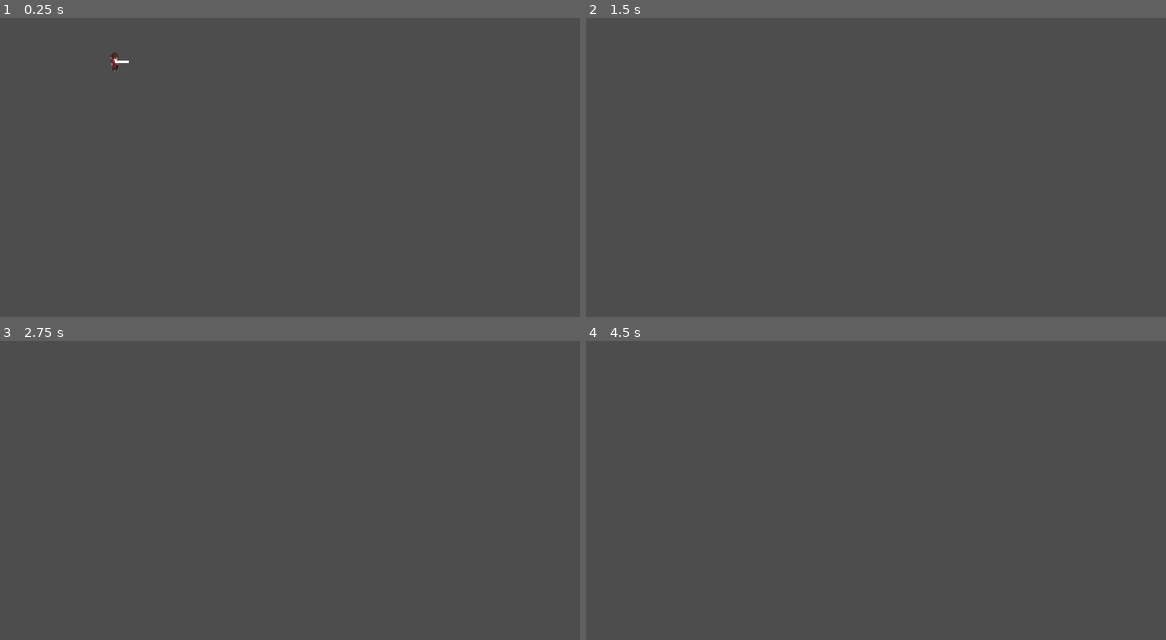
Above: before the commit, frames 1-4 (two rows, left to right).
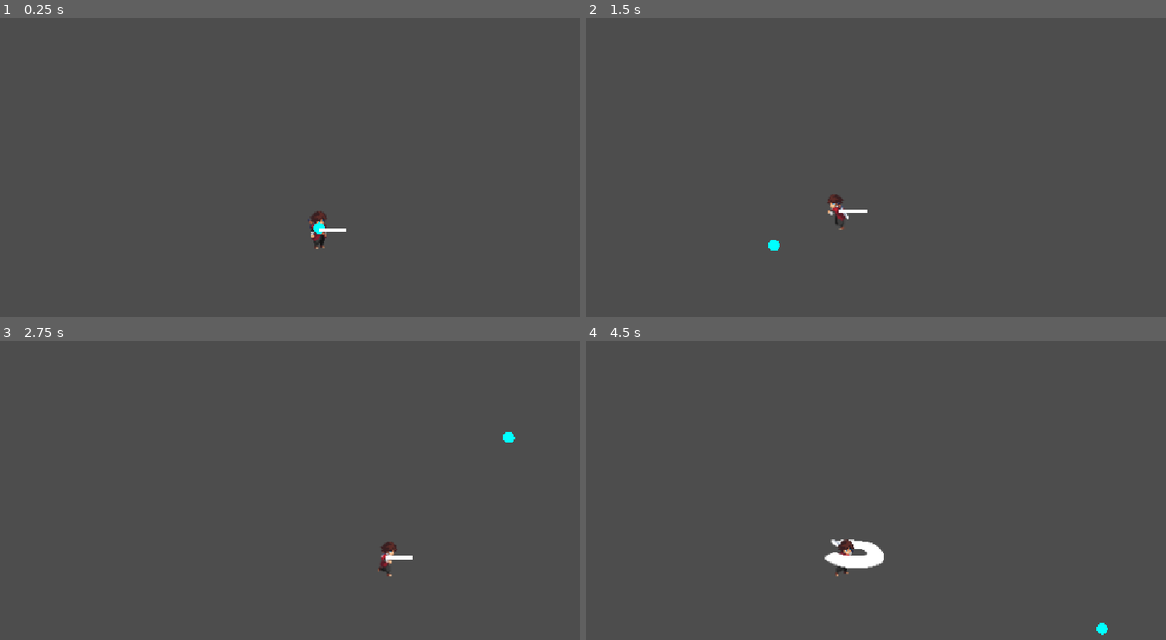
Above: after the commit, the same moments.

Repository: VBsaini/knification
Game: Godot game, scene res://Node/GameScene.tscn
Same seed, same stepped clock (60 frames per second), same inputs: the game is played once before the commit and once after it.
Inputs (mouse positions are in pixels of both pictures, inside the frame that each line leads up to):
- Up to frame 1 (0.25 s): no input
- Up to frame 2 (1.5 s): move the mouse to (1050, 176) at 0.52 s; hold A (right) from 0.53 s (still down); tap Q (grapple) at 0.6, 1.35 s; tap Space (jump) at 0.77 s; move the mouse to (771, 215) at 1.27 s
- Up to frame 3 (2.75 s): tap Space (jump) at 1.52 s; move the mouse to (382, 436) at 2.02 s; release A (right) at 2.03 s; hold D (left) from 2.03 s (still down); click (382, 436) at 2.1 s; tap Q (grapple) at 2.3 s
- Up to frame 4 (4.5 s): move the mouse to (870, 592) at 2.77 s; release D (left) at 2.78 s; hold A (right) 2.78-4.28 s; tap Q (grapple) at 2.85, 3.6 s; tap Space (jump) at 3.02, 3.77 s; move the mouse to (1102, 574) at 3.52 s; move the mouse to (707, 463) at 4.27 s; hold D (left) from 4.28 s (still down); click (707, 463) at 4.35 s

The runs differ from the first frame. In frame 1, 0.4% of the frame differs, in the area x 18-60%, y 11-78%; in frame 2, 0.3%; in frame 3, 0.3%; in frame 4, 0.8%, in the area x 41-90%, y 66-99%.

Commit message:
FIX: grapple ability placement

Diff:
--- a/Node/GameScene.tscn
+++ b/Node/GameScene.tscn
@@ -9,4 +9,3 @@
 position = Vector2(238, 104)
 
 [node name="Character" parent="." unique_id=759451273 instance=ExtResource("2_qm7pp")]
-position = Vector2(218, 59)
--- a/Node/character.tscn
+++ b/Node/character.tscn
@@ -272,3 +272,8 @@
 shape = SubResource("CapsuleShape2D_hlop7")
 
 [node name="GrappleGun" parent="CharacterBody2D" unique_id=333260453 instance=ExtResource("6_8ds84")]
+
+[node name="Camera2D" type="Camera2D" parent="CharacterBody2D" unique_id=492803854]
+zoom = Vector2(2, 2)
+drag_horizontal_enabled = true
+drag_vertical_enabled = true
--- a/Pendulum.gd
+++ b/Pendulum.gd
@@ -11,6 +11,7 @@
 
 var angular_velocity := 0.0
 var angular_acceleration := 0.0
+
 
 func set_start_position(startPos:Vector2, endPos:Vector2):
 	pivot_point = startPos
--- a/Scripts/grapple_gun.gd
+++ b/Scripts/grapple_gun.gd
@@ -1,13 +1,21 @@
 extends Node2D
 
 var grapple: Pendulum = Pendulum.new()
+var world_mouse_pos:= get_global_mouse_position()
+var screen_mouse_pos
 
 func _process(delta: float) -> void:
 	if Input.is_action_just_pressed("grapple"):
-		grapple.set_start_position(get_global_mouse_position(), global_position)
-		grapple.position = get_global_mouse_position()
+		world_mouse_pos = get_global_mouse_position()
+		grapple.position = get_global_mouse_position() - global_position
+		grapple.set_start_position(global_position, world_mouse_pos)
+		queue_redraw()
 		add_child(grapple)
-		look_at(get_global_mouse_position())
+		#look_at(get_global_mouse_position())
 	if Input.is_action_just_released("grapple"):
 		remove_child(grapple)
 	pass
+
+
+func _draw() -> void:
+	draw_circle(get_global_mouse_position() - global_position, 5, Color.AQUA)
--- a/project.godot
+++ b/project.godot
@@ -18,7 +18,6 @@
 [display]
 
 window/stretch/mode="canvas_items"
-window/stretch/aspect="expand"
 
 [input]
 
